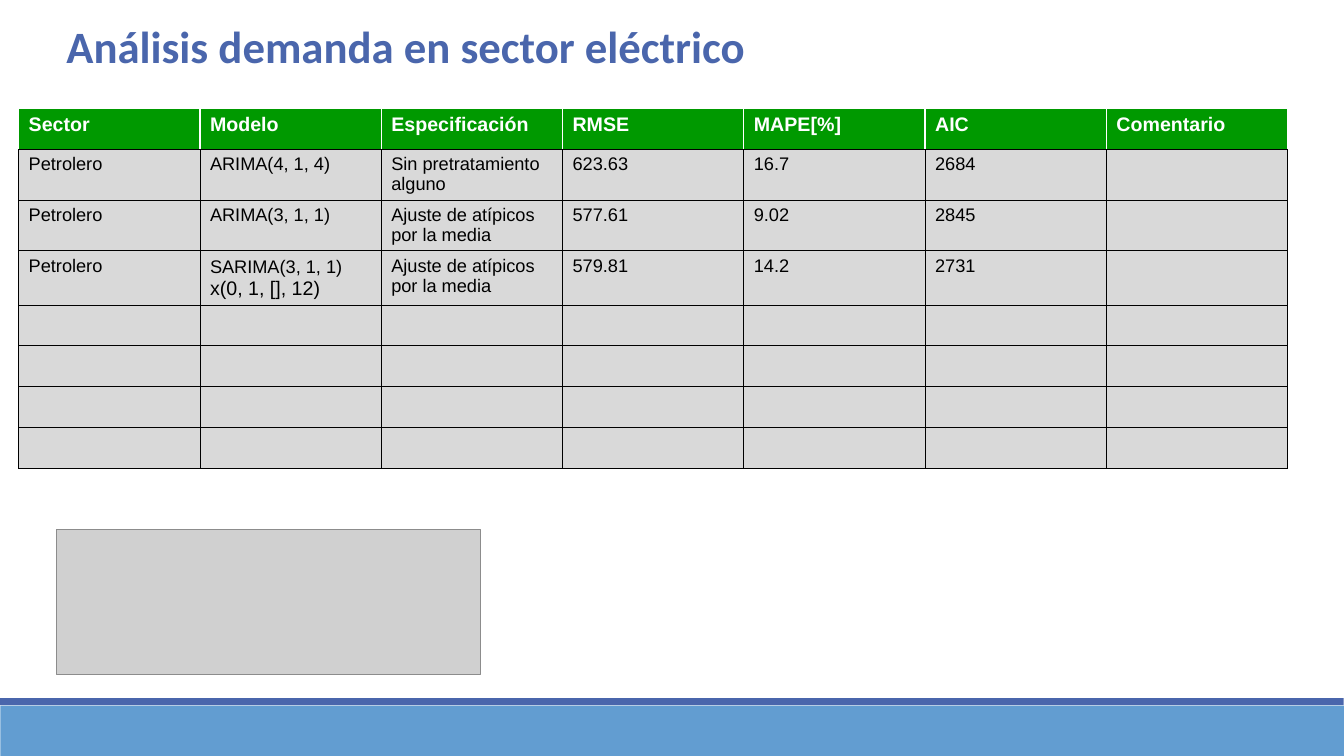
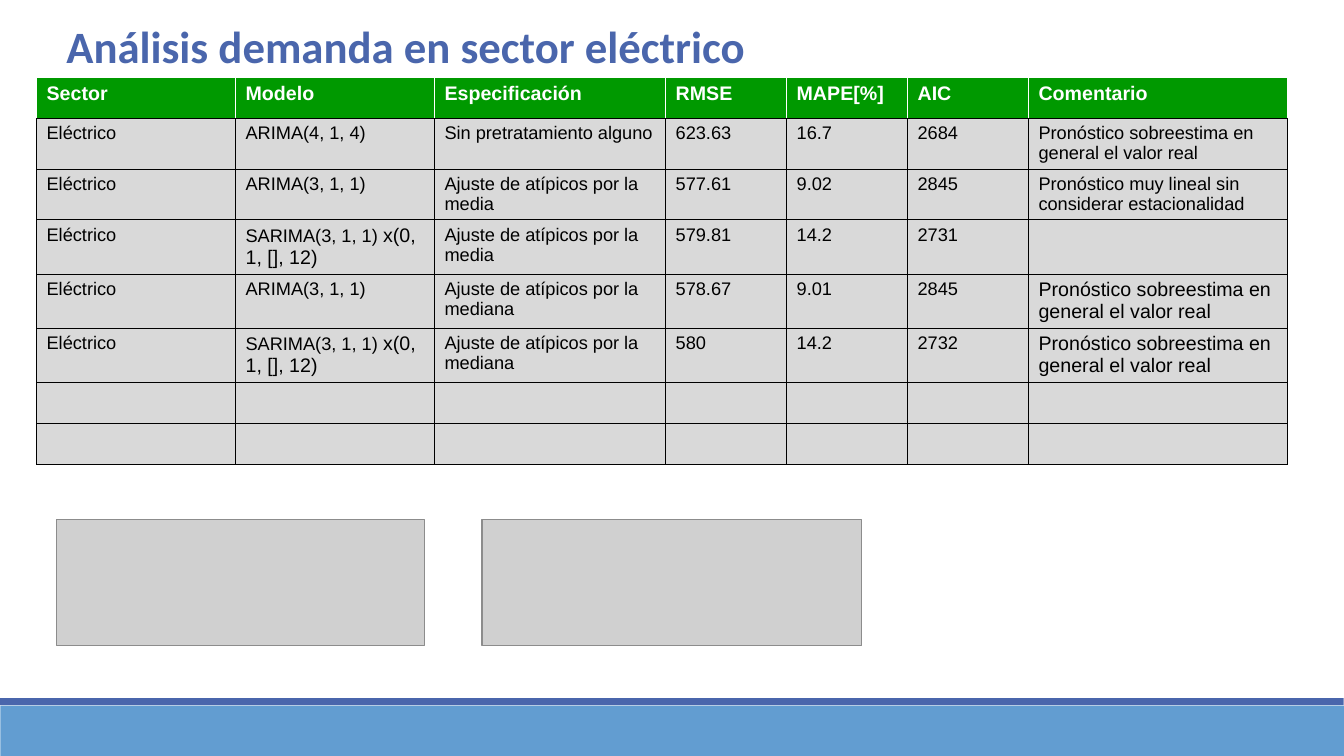
Before and after one commit to Sergio-Ibarra-1795/Diplomado_UNAM_DC_Full_gitHub, a slide deck: slide 10 of Diplomado_DS_Proyecto_Final/Proyecto_final_Diplomado_DS_UNAM_v2.pptx. Drawn at 1344x756 pixels with LibreOffice and Linux fonts; fonts in the diff are those of the drawing; grey boxes stand for pictures. Boxes give left, top, right and bottom in pixels: in the first picture for what was removed or moved away, otherwise in the second. Text is boxed around its words. In the diff, an @@ line names an element or a change of style, - is before the commit and + after.

```diff
--- a/Diplomado_DS_Proyecto_Final/Proyecto_final_Diplomado_DS_UNAM_v2.pptx
+++ b/Diplomado_DS_Proyecto_Final/Proyecto_final_Diplomado_DS_UNAM_v2.pptx
@@ table at [36,78,1287,479] @@
-row 2: Petrolero | ARIMA(4, 1, 4) | Sin pretratamiento alguno | 623.63 | 16.7 | 2684 | 
-row 3: Petrolero | ARIMA(3, 1, 1) | Ajuste de atípicos por la media | 577.61 | 9.02 | 2845 | 
-row 4: Petrolero | SARIMA(3, 1, 1) x(0, 1, [], 12) | Ajuste de atípicos por la media | 579.81 | 14.2 | 2731 | 
+row 2: Eléctrico | ARIMA(4, 1, 4) | Sin pretratamiento alguno | 623.63 | 16.7 | 2684 | Pronóstico sobreestima en general el valor real
+row 3: Eléctrico | ARIMA(3, 1, 1) | Ajuste de atípicos por la media | 577.61 | 9.02 | 2845 | Pronóstico muy lineal sin considerar estacionalidad
+row 4: Eléctrico | SARIMA(3, 1, 1) x(0, 1, [], 12) | Ajuste de atípicos por la media | 579.81 | 14.2 | 2731 | 
+row 5: Eléctrico | ARIMA(3, 1, 1) | Ajuste de atípicos por la mediana | 578.67 | 9.01 | 2845 | Pronóstico sobreestima en general el valor real
+row 6: Eléctrico | SARIMA(3, 1, 1) x(0, 1, [], 12) | Ajuste de atípicos por la mediana | 580 | 14.2 | 2732 | Pronóstico sobreestima en general el valor real
-row 7:  |  |  |  |  |  | 
-row 8:  |  |  |  |  |  | 
@@ table: place and size @@
-table at [19,108,1290,477]
+table at [36,78,1287,479]
@@ picture: place and size @@
-picture at [56,529,481,675]
+picture at [56,520,424,646]
@@ picture added at [482,520,862,646] @@
```
Also in this commit, not shown: 1 slide added, 2 other files.
